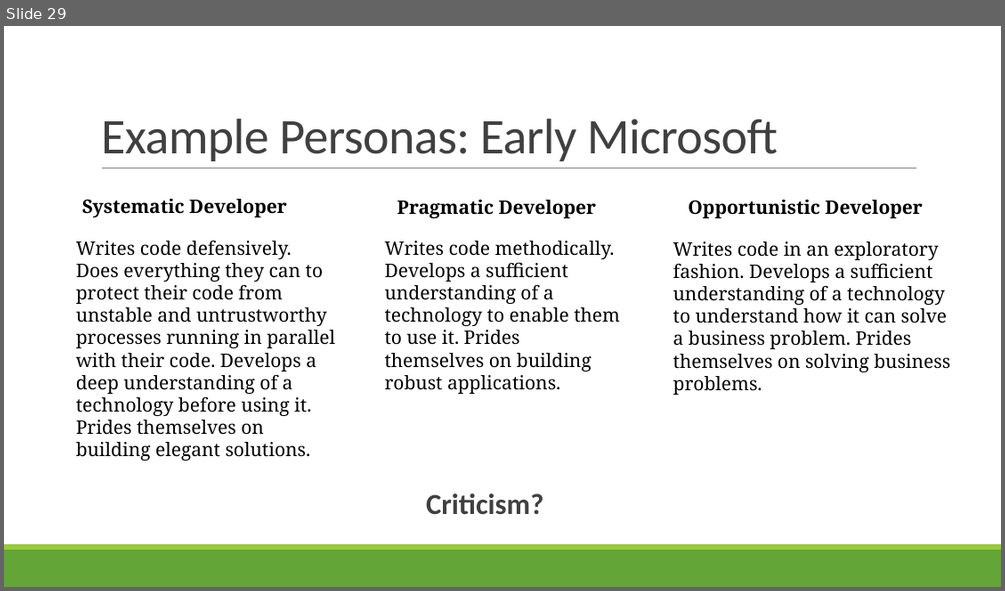
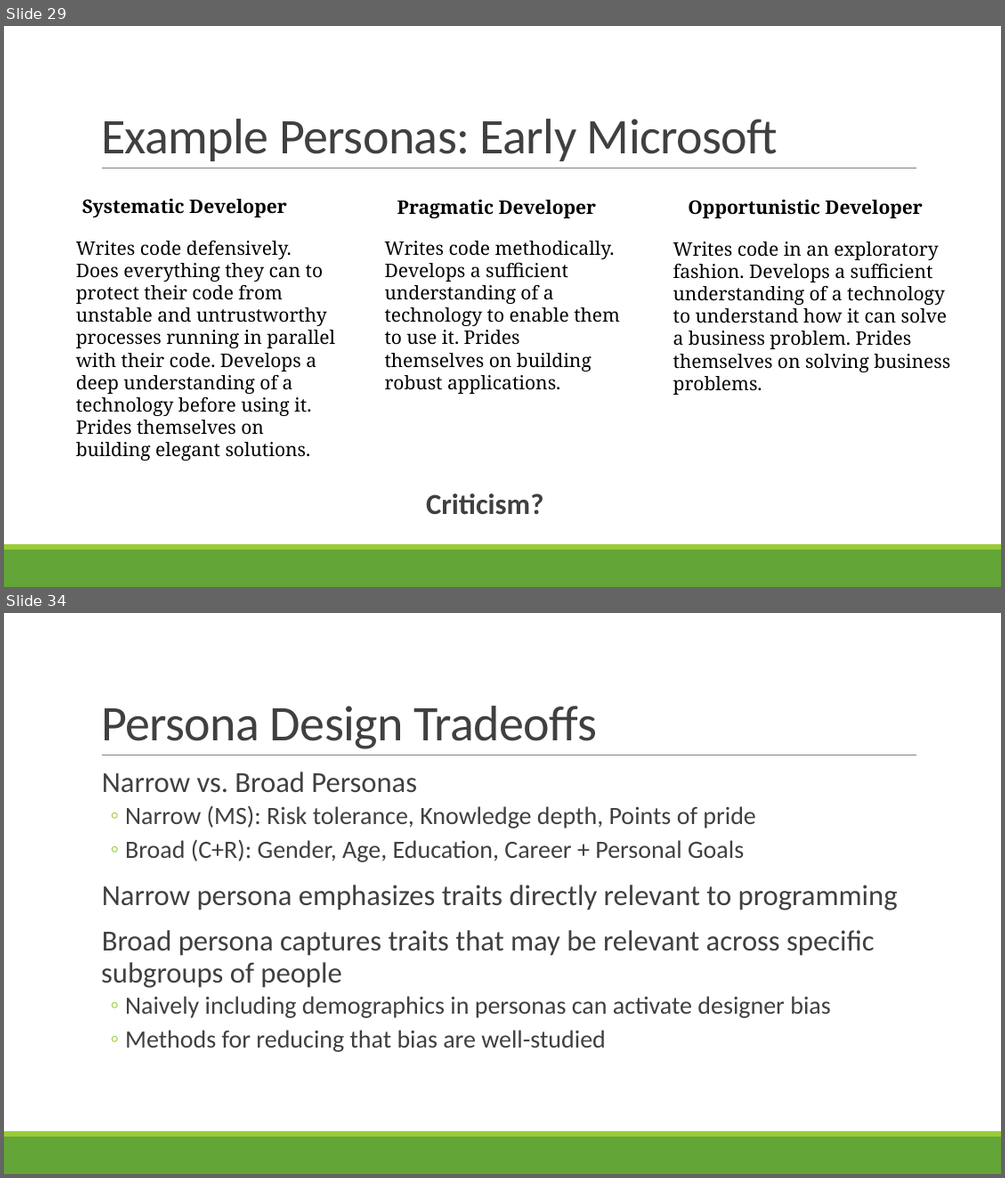
Before and after one commit to rbohrer/pl-course, a slide deck: LectureSlides/08Design1.pptx. Shown one above the other, each under a label of ours: slide 29 before the commit, slides 29 and 34 after it; the slides between them are not shown. The pictures are 1005x591 and 1005x1178 pixels, drawn with LibreOffice and Linux fonts; fonts in the diff are those of the drawing. Boxes give left, top, right and bottom in pixels: in the first picture for what was removed or moved away, otherwise in the second. Text is boxed around its words. In the diff, an @@ line names an element or a change of style, - is before the commit and + after.

```diff
--- a/LectureSlides/08Design1.pptx
+++ b/LectureSlides/08Design1.pptx
@@ slide 34 added at (4, 613, 1001, 1174), background #FFFFFF; not listed: 3 template elements that a slide beside it also shows @@
@@ title added at (101, 706, 597, 749), 48 pt, text #404040 @@
+Persona Design Tradeoffs
@@ text added at (101, 771, 898, 1052), 24 pt, text #404040 @@
+  Narrow vs. Broad Personas
+  ◦ Narrow (MS): Risk tolerance, Knowledge depth, Points of pride
+  ◦ Broad (C+R): Gender, Age, Education, Career + Personal Goals
+  Narrow persona emphasizes traits directly relevant to programming
+  Broad persona captures traits that may be relevant across specific subgroups of people
+  ◦ Naively including demographics in personas can activate designer bias
+  ◦ Methods for reducing that bias are well-studied
```
Also in this commit, not shown: 2 slides changed, 17 other slides added.
